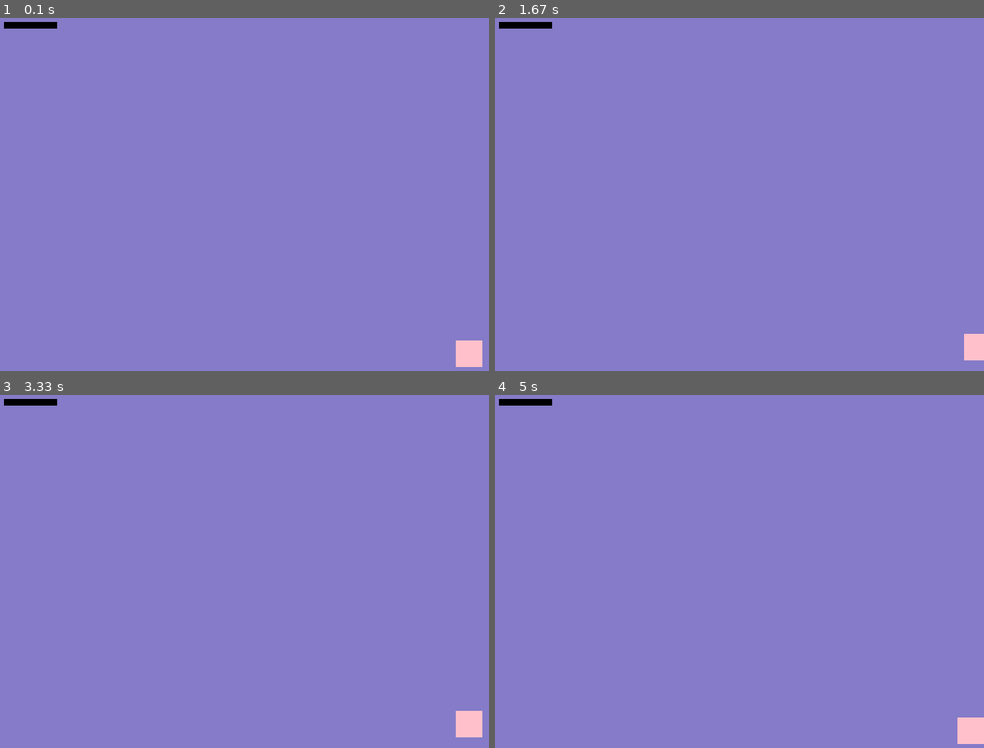
Above: before the commit, frames 1-4 (two rows, left to right).
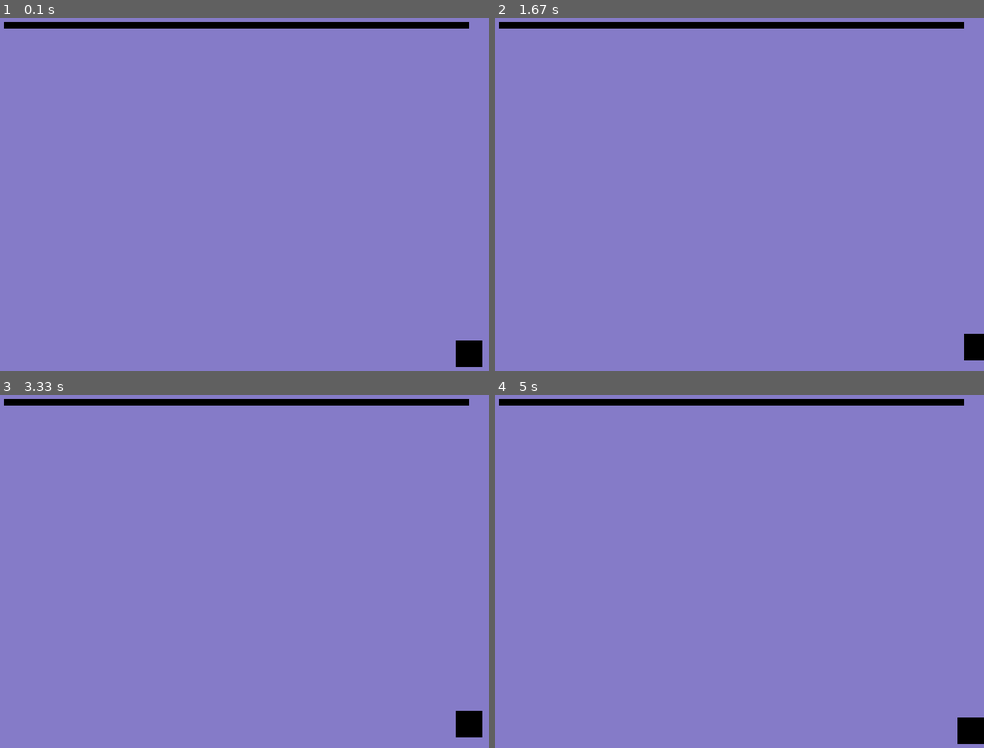
Above: after the commit, the same moments.

Repository: lachlanin4/CapstoneProject3-maze
Game: pygame game, started from MazeGame/gameEngine.py
Same seed, same stepped clock (60 frames per second), same inputs: the game is played once before the commit and once after it.
Inputs:
- Up to frame 1 (0.1 s): no input
- Up to frame 2 (1.67 s): hold Right 0.33-0.8 s; hold Up 0.83-1.13 s; hold Right 1.17-1.63 s
- Up to frame 3 (3.33 s): hold Left 1.67-2.2 s; hold Down 2.23-2.53 s; hold Left 2.57-2.97 s; hold Up from 3 s (still down)
- Up to frame 4 (5 s): release Up at 3.37 s; hold Right 3.4-4.03 s; hold Down 4.07-4.43 s; hold Left 4.47-4.93 s; hold Right from 4.97 s (still down)

The runs differ from the first frame. In frame 1, 2.0% of the frame differs, in the area x 11-99%, y 1-99%; in frame 2, 1.9%; in frame 3, 2.0%; in frame 4, 2.0%.

Commit message:
moved maze to gameEntity file and got player to move

Diff:
--- a/MazeGame/gameEngine.py
+++ b/MazeGame/gameEngine.py
@@ -16,7 +16,7 @@
     QUIT,
 )
 
-from gameEntity import Game_Entity, Player, Wall,Exit
+from gameEntity import Game_Entity, Player, Wall,Exit, all_entities_group, walls_group
 
 class Game_Engine:
     pass
@@ -34,29 +34,30 @@
 PLAYER_HEIGHT = 40
 PLAYER_WIDTH= 40
 
+player = Player(PLAYER_X,PLAYER_Y,40,40)
 
 running =True
 while running:
     for event in pygame.event.get():
         if event.type ==KEYDOWN:
             if event.key ==K_UP:
-                PLAYER_Y -= 10
+                player.y -= 10
             if event.key ==K_DOWN:
-                PLAYER_Y +=10
+                player.y +=10
             if event.key ==K_RIGHT:
-                PLAYER_X +=10
+                player.x +=10
             if event.key ==K_LEFT:
-                PLAYER_X -=10
+                player.x -=10
             if event.key==K_ESCAPE:
                 running=False
         elif event.type==QUIT:
             running =False
 
     screen.fill((133,123,200))
-    Player(PLAYER_X,PLAYER_Y,40,40).draw_player()
+    player.draw_player()
     #pygame.draw.rect(screen,PINK,(PLAYER_X,PLAYER_Y,PLAYER_WIDTH,PLAYER_HEIGHT))
     #pygame.draw.rect(screen,PINK,(70,70,80,10))
-    Wall(70,70,80,10).add_wall() #Need to put this into maze class somehow
+    Wall(70,70,700,10).add_wall() #Need to put this into maze class somehow
     #Game_Entity.draw_entities()
     #Keep player on screen
     # if Player(PLAYER_X,PLAYER_Y,40,40).draw_player().left < 0: #get this working with the stuff we've got now
@@ -68,8 +69,8 @@
     # if player.rect.bottom >= SCREEN_HEIGHT:
     #     player.rect.bottom = SCREEN_HEIGHT
     pygame.display.update()
-    # if pygame.sprite.spritecollideany(player,walls_group): #After moving checks if player and walls have collided and if so ends games
-    #     print("You have lost")
-    #     player.kill()
-    #     print("RIP")
-    #     running=False
+    if pygame.sprite.spritecollideany(player,walls_group): #After moving checks if player and walls have collided and if so ends games
+        print("You have lost")
+        player.kill()
+        print("RIP")
+        running=False
--- a/MazeGame/gameEntity.py
+++ b/MazeGame/gameEntity.py
@@ -4,6 +4,7 @@
 #Wall needs to block the players path and not let them move through it
 #Exit needs to tell the player that they have won
 import pygame
+pygame.init()
 #from gameEngine import screen
 
 PINK = (255,192,203)
@@ -15,6 +16,10 @@
 screen=pygame.display.set_mode((SCREEN_WIDTH,SCREEN_HEIGHT))
 screen.fill((133,123,200)) #Fill the screen first because it will fill over everything else
 
+#maze class needs to have attributes of width, height, maze layout, start and exit position
+#needs to have methods to generate and display the maze and check if player has reached exit
+
+all_entities_group =pygame.sprite.Group()
 
 class Game_Entity(pygame.sprite.Sprite):
     #entity_group =pygame.sprite.Group()
@@ -24,9 +29,9 @@
         self.x=None
         self.y=None
         self.symbol=None ######Need to add this one
-        self.all_entities_group =pygame.sprite.Group()
-    def add_new_entity(self,entity):
-        self.all_entities_group.add(entity)
+        #self.all_entities_group =pygame.sprite.Group()
+    def add_new_entity(self):
+        all_entities_group.add(self)
 
     def draw_entities(self): #This would be useful if there was more entites than walls such as locked doors n stuff but as it's just a maze so far only display maze function would really be necessary and that would be in maze class
          for entity in self.all_entities_group:
@@ -42,12 +47,18 @@
         self.y = y
         self.width = width
         self.height= height
+        self.surf = pygame.Surface((self.width,self.height))
+        self.rect = self.surf.get_rect(topleft=(self.x,self.y))
 
     def draw_player(self):
-        pygame.draw.rect(screen,PINK,(self.x,self.y,self.width,self.height))
+        #pygame.draw.rect(screen,PINK,(self.x,self.y,self.width,self.height))
+        #print(self.y)
+        self.rect=self.surf.get_rect(topleft=(self.x,self.y))
+        screen.blit(self.surf, self.rect)
 
 
 
+walls_group = pygame.sprite.Group()
 
 class Wall(Game_Entity):
      #Block player's path
@@ -57,18 +68,21 @@
         self.y = y
         self.width = width
         self.height = height
+        self.surf = pygame.Surface((self.width,self.height))
+        self.rect = self.surf.get_rect(topleft=(self.x,self.y))
         #self.wall = pygame.draw.rect(screen,ORCHID,(self.x,self.y,self.width,self.height)) #should this be a method instead?
-        self.walls_group = pygame.sprite.Group()
+        #self.walls_group = pygame.sprite.Group()
 
 
     def add_wall(self):
         #new_wall = pygame.draw.rect(screen,ORCHID,(self.x,self.y,self.width,self.height))
         #new_wall
-        new_wall=pygame.Surface((self.width,self.height))
+        #new_wall=pygame.Surface((self.width,self.height))
 
-        screen.blit(new_wall, new_wall.get_rect(topleft=(self.x,self.y)))
-        #self.walls_group.add(new_wall) #To make sure this gets drawn on do I need to display.update()?
-        #Game_Entity.add_new_entity(new_wall)
+        screen.blit(self.surf, self.rect)
+        walls_group.add(self) #Does self in parameters add this Wall() to sprite group
+        #To make sure this gets drawn on do I need to display.update()?
+        Game_Entity.add_new_entity(self) #Does this add to game entites?
         #ADDWALL =pygame.USEREVENT +1 #Pygame internally defines events as integers and the last one is USERVENT, so +1 to that will make the event number unique
 
     #Add methods to add vertical walls and horizontal walls
@@ -79,7 +93,28 @@
      #Add method to tell player they have won - when their sprites collide player has won
      pass
 
+class Maze(Wall):
+    #considering putting some attributes here if they can be shared by all the instances/mazes
+    #start_position=(0,0)
+    #exit_position=(end,end)
+    def __init__(self,width,height):
+        self.width = width #instance attributes
+        self.height = height
+        self.start_position = None
+        self.exit_position = None #need to make exit sprite a rect
+        self.layout = None
 
+        #method to generate maze
+
+        #method to display maze
+        #This will be lots of Wall(x,y,width,height).add_wall() instances
+
+        #method to check player has react exit
+    def player_reached_exit(self,playerRect,exitRect):
+        # if pygame.sprite.collide_rect(playerRect,exitRect):
+        #     print("You have won!")
+        #     print("Do you want to quit or play again?")
+        pass
 
 
 
--- a/MazeGame/mazeClass.py
+++ b/MazeGame/mazeClass.py
@@ -1,28 +0,0 @@
-#maze class needs to have attributes of width, height, maze layout, start and exit position
-#needs to have methods to generate and display the maze and check if player has reached exit
-import pygame
-
-pygame.init()
-
-class Maze:
-    #considering putting some attributes here if they can be shared by all the instances/mazes
-    #start_position=(0,0)
-    #exit_position=(end,end)
-    def __init__(self,width,height):
-        self.width = width #instance attributes
-        self.height = height
-        self.start_position = None
-        self.exit_position = None #need to make exit sprite a rect
-        self.layout = None
-
-        #method to generate maze
-
-        #method to display maze
-        #This will be lots of Wall(x,y,width,height).add_wall() instances
-
-        #method to check player has react exit
-    def player_reached_exit(self,playerRect,exitRect):
-        # if pygame.sprite.collide_rect(playerRect,exitRect):
-        #     print("You have won!")
-        #     print("Do you want to quit or play again?")
-        pass
